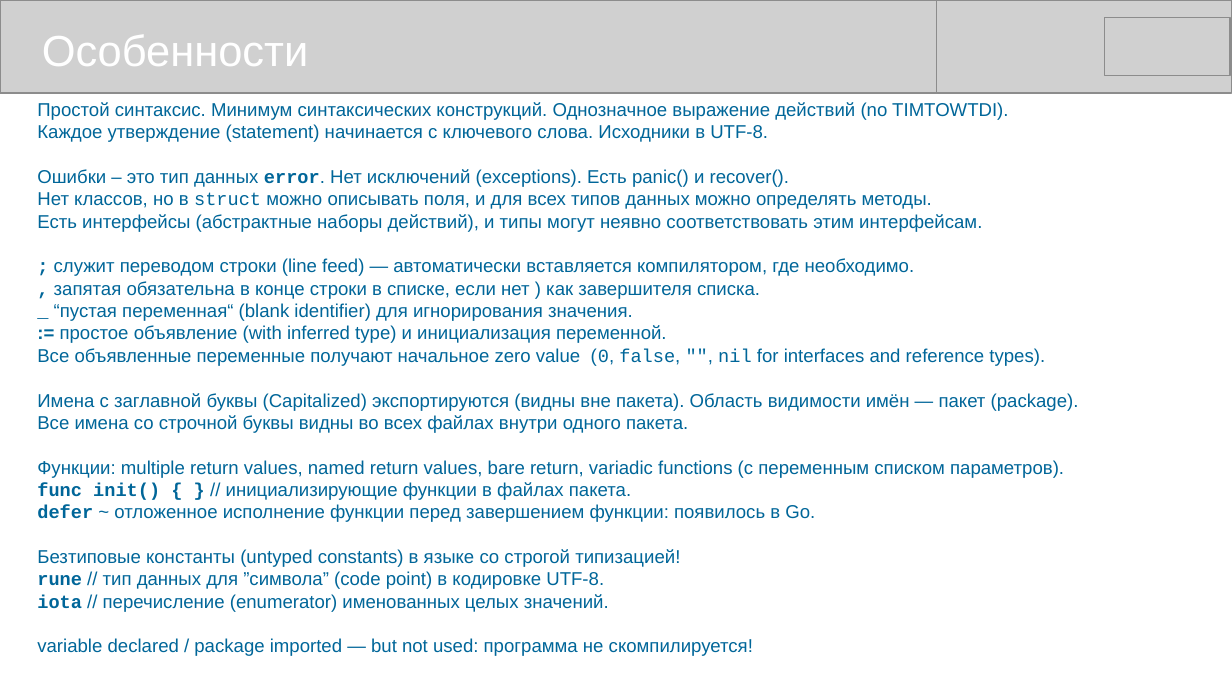
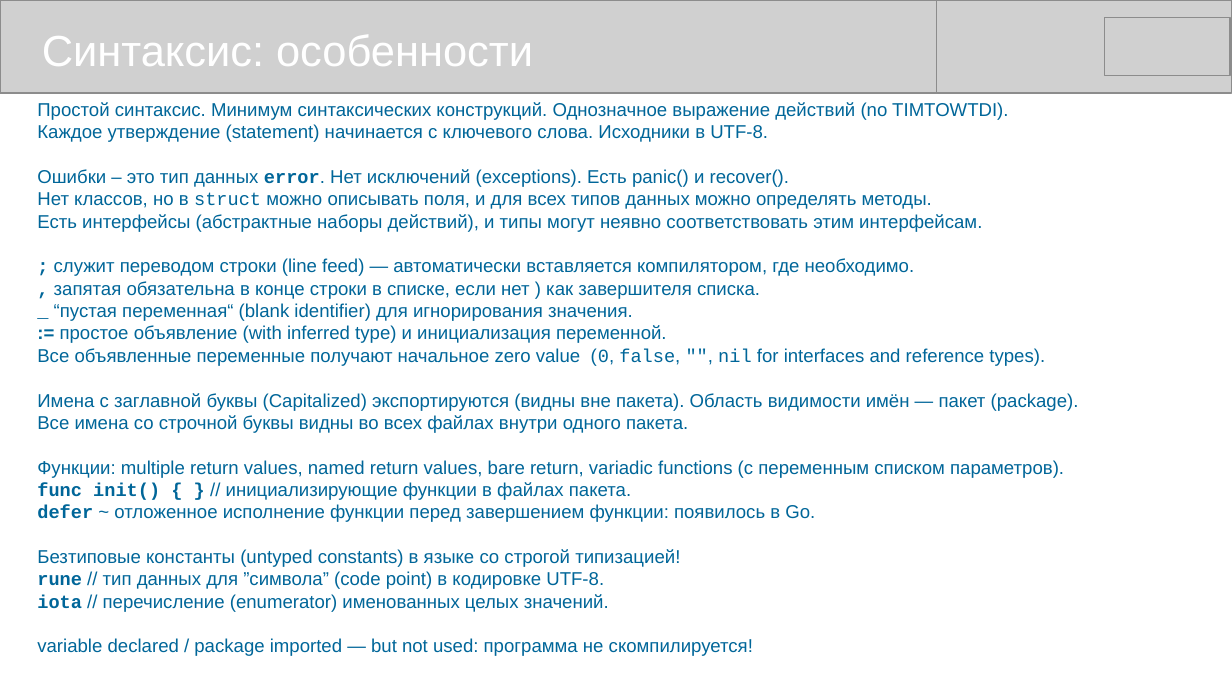
Before and after one commit to mike-shock/Go_language, a slide deck: slide 13 of Go_Review.odp (slide 15 before the commit). Drawn at 1232x693 pixels with LibreOffice and Linux fonts; fonts in the diff are those of the drawing; grey boxes stand for pictures. Boxes give left, top, right and bottom in pixels: in the first picture for what was removed or moved away, otherwise in the second. Text is boxed around its words. In the diff, an @@ line names an element or a change of style, - is before the commit and + after.

```diff
--- a/Go_Review.odp
+++ b/Go_Review.odp
@@ text at (42, 35, 533, 66): text changed @@
-Особенности
+Синтаксис: особенности
```
Also in this commit, not shown: 16 other slides changed, 1 slide removed.
